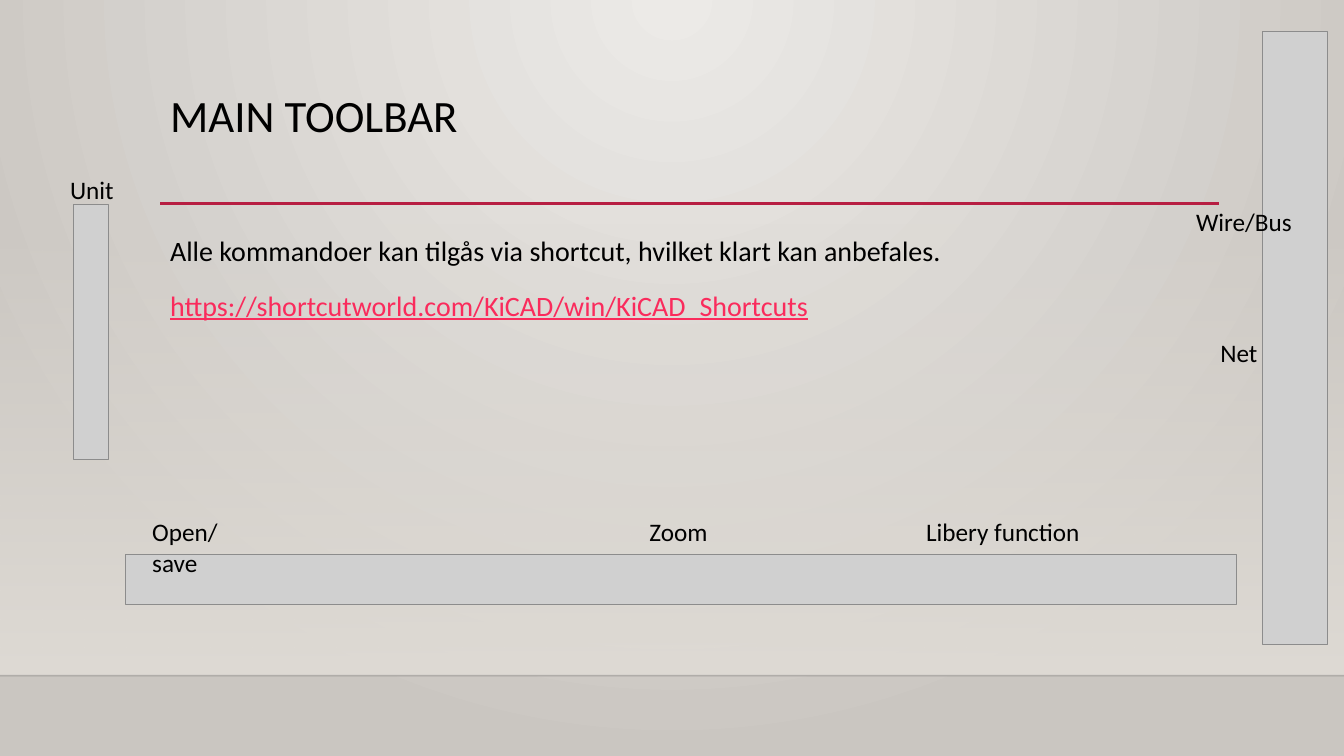
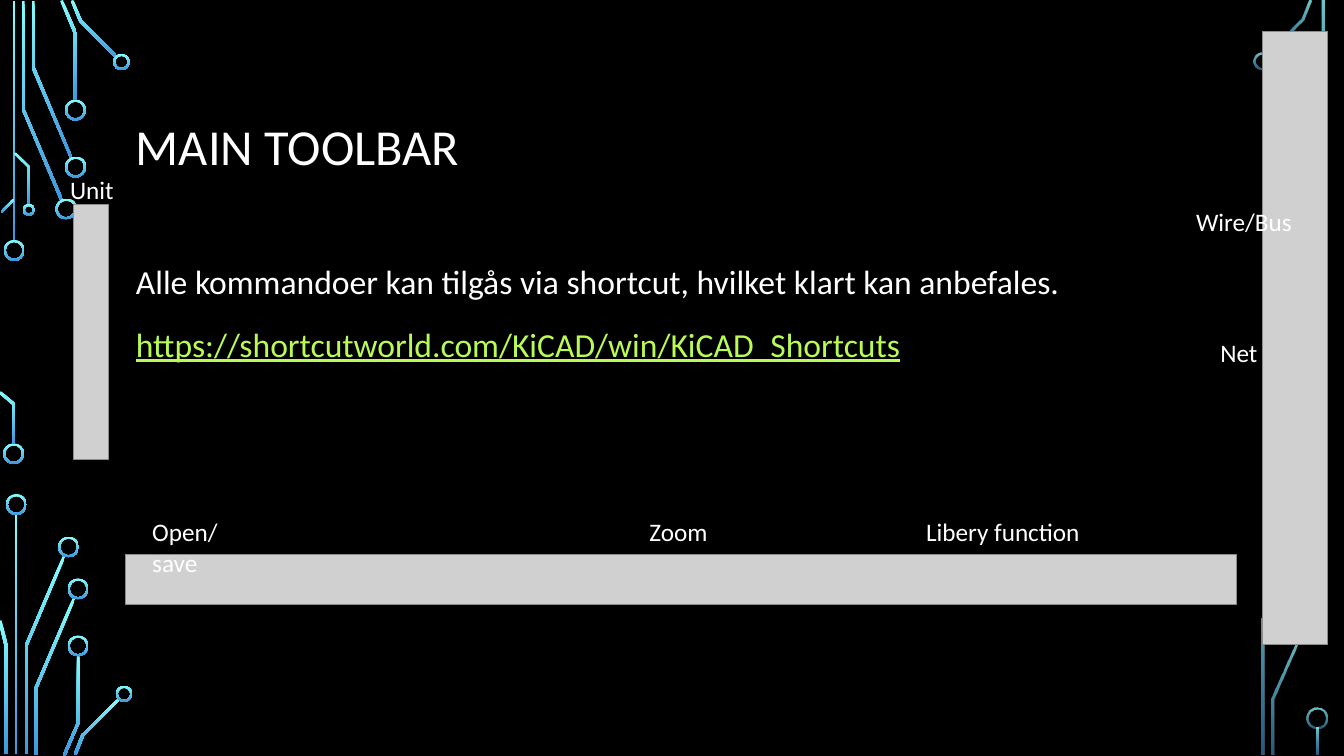
Before and after one commit to gert-lauritsen/Kicad-schematic, a slide deck: slide 5 of Kicad Schematic.pptx. Drawn at 1344x756 pixels with LibreOffice and Linux fonts; fonts in the diff are those of the drawing; grey boxes stand for pictures; background and template pictures are left out. Boxes give left, top, right and bottom in pixels: in the first picture for what was removed or moved away, otherwise in the second. Text is boxed around its words. In the diff, an @@ line names an element or a change of style, - is before the commit and + after.

Commit message:
Add Shortcut

```diff
--- a/Kicad Schematic.pptx
+++ b/Kicad Schematic.pptx
@@ background gradient #ECEAE7 to #CAC7C1 to picture (left out) @@
@@ title "MAIN TOOLBAR": place and size @@
-title "MAIN TOOLBAR" at [170,103,458,133]
+title "MAIN TOOLBAR" at [136,132,459,166]
@@ title "MAIN TOOLBAR" at [136,132,459,166]: size 32 to 36 pt, text colour #000000 to #FFFFFF; vertical alignment top to middle @@
@@ line removed from (160, 204) to (1220, 204) @@
@@ text colour #000000 to #FFFFFF in 6 elements at [926,523,1079,545], [152,523,217,572], [649,524,707,541], [70,181,114,206], [1220,345,1257,362], [1196,211,1292,238] @@
@@ rectangle removed at [0,223,1344,676] @@
@@ text "Alle kommandoer kan tilgås via ...": place and size @@
-text "Alle kommandoer kan tilgås via ..." at [170,241,940,321]
+text "Alle kommandoer kan tilgås via ..." at [136,270,1058,363]
@@ text "Alle kommandoer kan tilgås via ..." at [136,270,1058,363]: size 20 to 24 pt; text colour #000000 to #FFFFFF in "Alle kommandoer kan tilgås via shortcut, hvilket ..."; text colour #FA2B5C to #B8FA56 in "https://shortcutworld.com/KiCAD/win/KiCAD_Shortcuts" @@
@@ line removed from (0, 676) to (1344, 676) @@
@@ group added at [0,0,1328,756]: 30 freeform shapes, 3 rectangles @@
```
Also in this commit, not shown: 12 other slides changed, 1 slide added, 1 other file.
